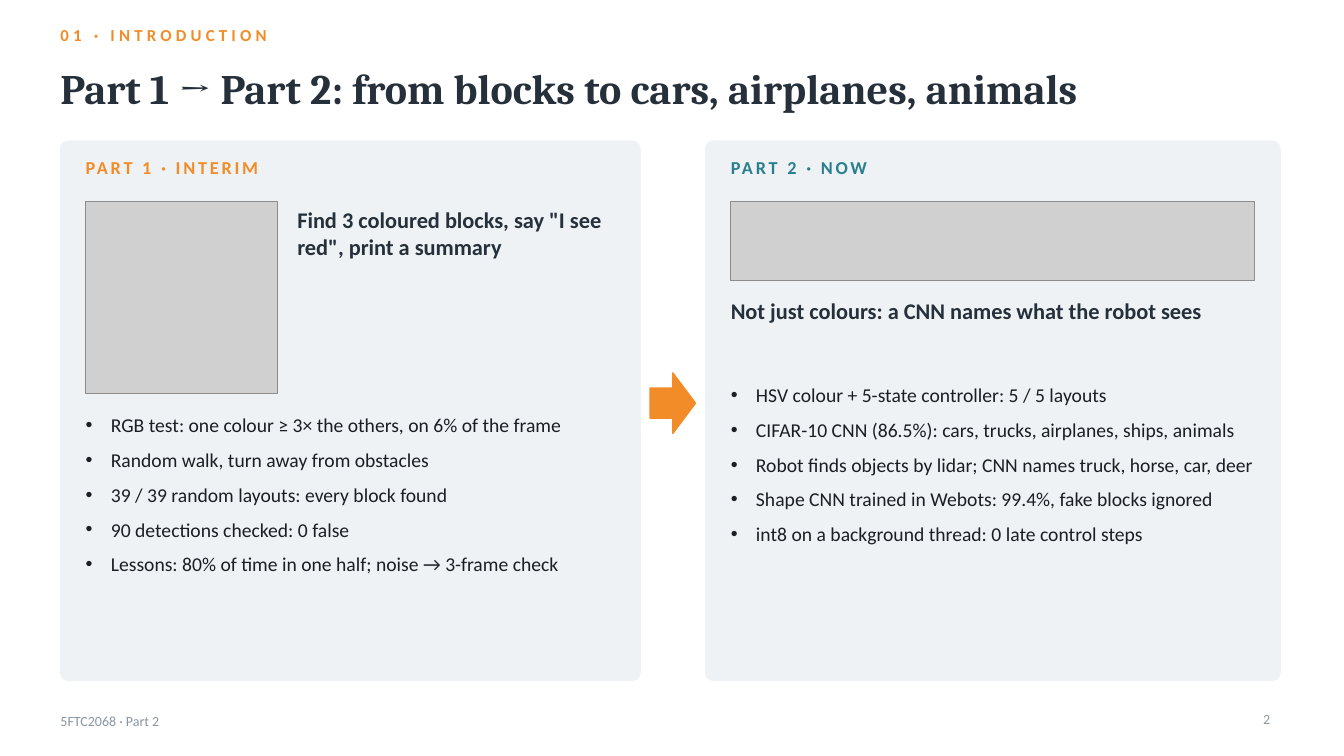
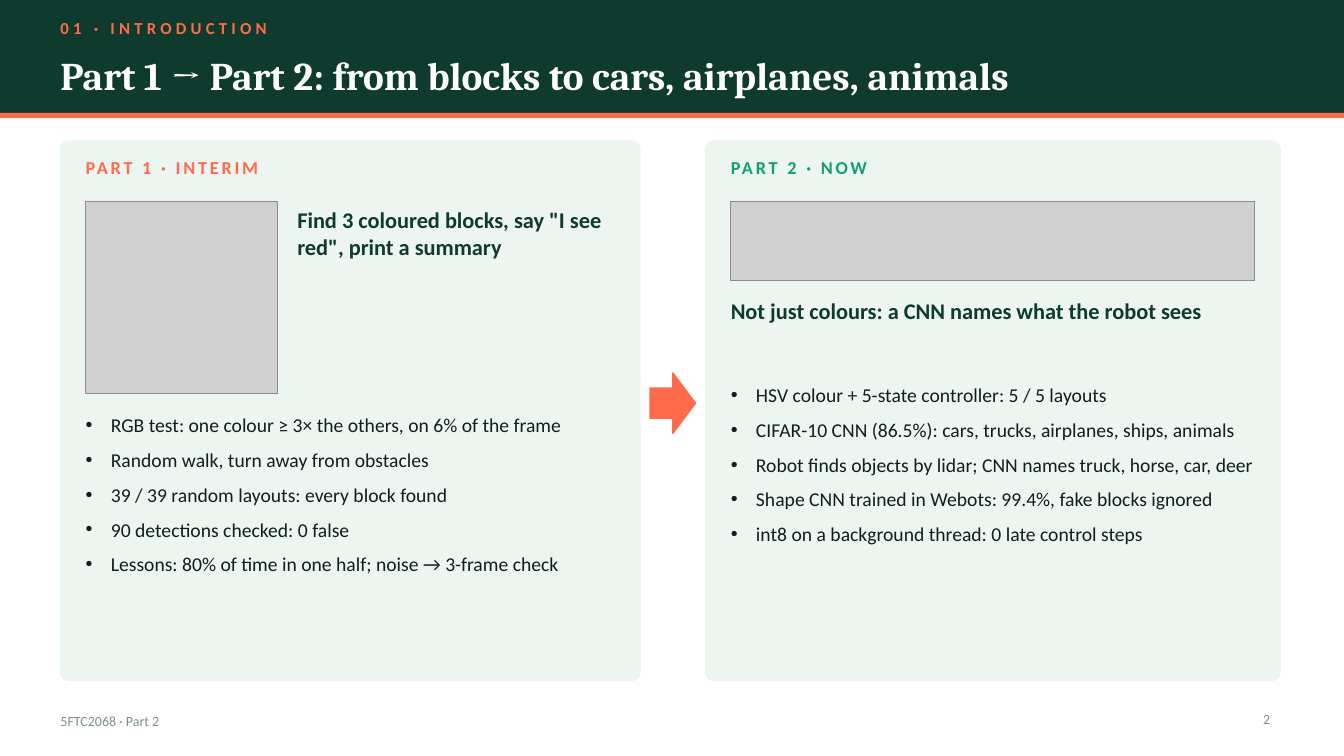
Before and after one commit to kris072008/webots-cnn-colour-detection, a slide deck: slide 2 of report/Krishna_Mahajan_106wucww_Part2_Presentation.pptx. Drawn at 1344x756 pixels with LibreOffice and Linux fonts; fonts in the diff are those of the drawing; grey boxes stand for pictures. Boxes give left, top, right and bottom in pixels: in the first picture for what was removed or moved away, otherwise in the second. Text is boxed around its words. In the diff, an @@ line names an element or a change of style, - is before the commit and + after.

Commit message:
Slides: new emerald and coral theme with a title band on every content slide

```diff
--- a/report/Krishna_Mahajan_106wucww_Part2_Presentation.pptx
+++ b/report/Krishna_Mahajan_106wucww_Part2_Presentation.pptx
@@ rectangle added at [0, 0, 1344, 113], fill #0E3B2E @@
@@ text "01 · INTRODUCTION" at [60, 23, 266, 34]: text colour #F28C28 to #FF6B4A @@
@@ text "01 · INTRODUCTION": place and size @@
-text "01 · INTRODUCTION" at [60, 30, 266, 41]
+text "01 · INTRODUCTION" at [60, 23, 266, 34]
@@ title "Part 1 → Part 2: ...": place and size @@
-title "Part 1 → Part 2: ..." at [60, 74, 1077, 113]
+title "Part 1 → Part 2: ..." at [60, 62, 1009, 99]
@@ title "Part 1 → Part 2: ..." at [60, 62, 1009, 99]: size 30 to 28 pt, text colour #26303B to #FFFFFF @@
@@ rectangle added at [0, 113, 1344, 118], fill #FF6B4A @@
@@ rounded rectangle at [60, 141, 640, 681]: fill #EEF2F5 to #EDF5F1; outline #EEF2F5 1 pt to #EDF5F1 1 pt @@
@@ rounded rectangle at [706, 141, 1280, 681]: fill #EEF2F5 to #EDF5F1; outline #EEF2F5 1 pt to #EDF5F1 1 pt @@
@@ text "PART 1 · INTERIM" at [142, 162, 151, 174]: text colour #F28C28 to #FF6B4A @@
@@ text "PART 2 · NOW" at [787, 162, 796, 174]: text colour #2A7F8E to #149E78 @@
@@ text "Find 3 coloured blocks, say ..." at [297, 212, 601, 259]: text colour #26303B to #0E3B2E @@
@@ text "Not just colours: a CNN ..." at [731, 303, 1201, 323]: text colour #26303B to #0E3B2E @@
@@ right arrow at [650, 373, 696, 434]: fill #F28C28 to #FF6B4A; outline #F28C28 1 pt to #FF6B4A 1 pt @@
@@ text "5FTC2068 · Part 2" at [60, 716, 159, 726]: text colour #8A96A3 to #7E9189 @@
@@ page number at [1263, 715, 1270, 724]: text colour #8A96A3 to #7E9189 @@
```
Also in this commit, not shown: 24 other slides changed, 1 other file.
